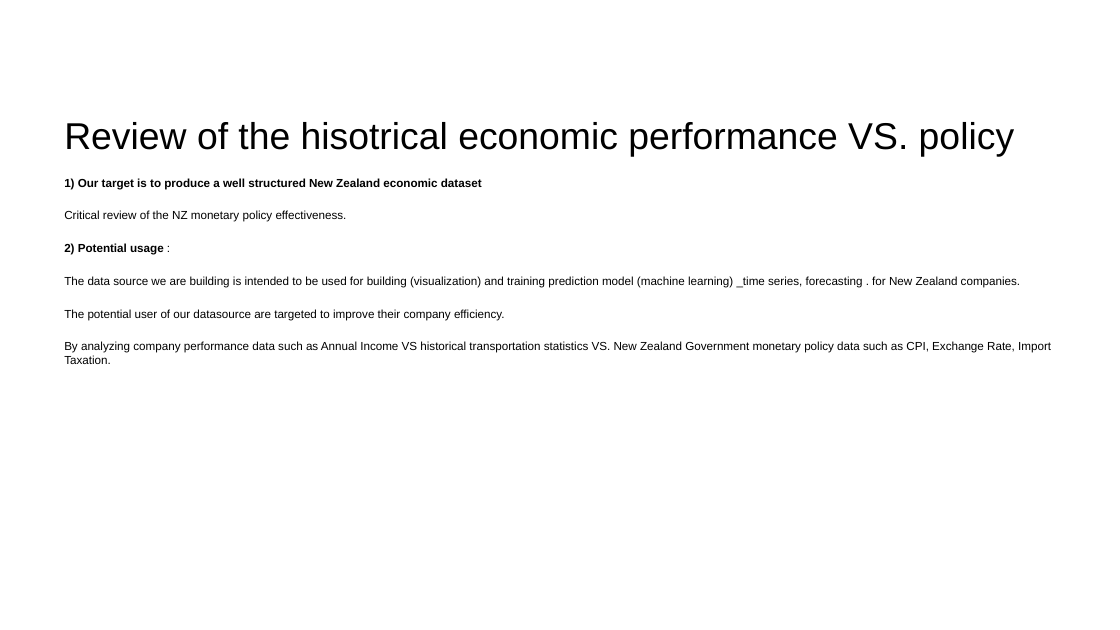
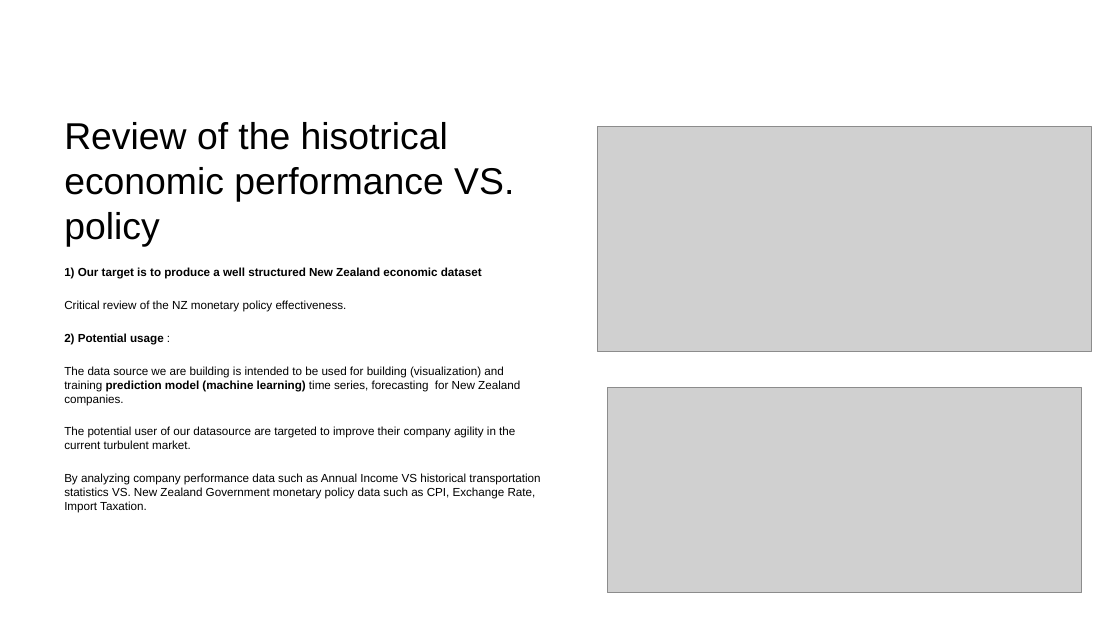
Before and after one commit to ansrali/data422-group-project, a slide deck: slide 6 of Group Project Presentation.pptx. Drawn at 1120x630 pixels with LibreOffice and Linux fonts; fonts in the diff are those of the drawing; grey boxes stand for pictures; background and template pictures are left out. Boxes give left, top, right and bottom in pixels: in the first picture for what was removed or moved away, otherwise in the second. Text is boxed around its words. In the diff, an @@ line names an element or a change of style, - is before the commit and + after.

```diff
--- a/Group Project Presentation.pptx
+++ b/Group Project Presentation.pptx
@@ title "What target you chose (I.e.n ..." rewrapped from box(88, 122, 290, 285) to box(88, 122, 290, 375) @@
@@ picture added at box(597, 127, 1092, 351) @@
@@ text at box(64, 366, 520, 449): text changed @@
-The data source we are building is intended to be used for building (visualization) and training prediction model (machine learning) _time series, forecasting . for New Zealand companies.
-The potential user of our datasource are targeted to improve their company efficiency.
+The data source we are building is intended to be used for building (visualization) and training prediction model (machine learning) time series, forecasting for New Zealand companies.
+The potential user of our datasource are targeted to improve their company agility in the current turbulent market.
@@ picture added at box(607, 387, 1082, 593) @@
```
Also in this commit, not shown: 2 other slides changed, 1 slide removed.
